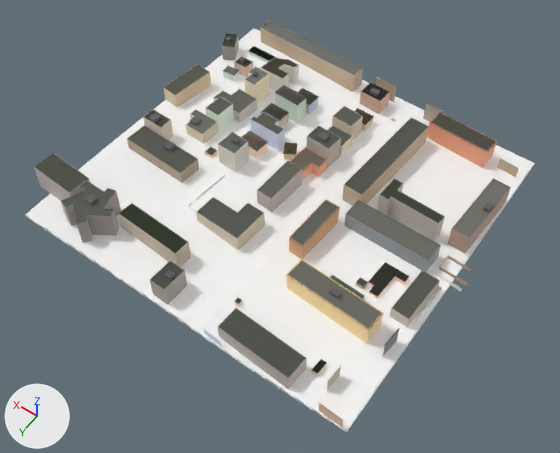
Two versions of the glTF model public/tiles/0/0_-14.glb, one commit apart.
The view is the same before and after, from a camera (50 mm lens) standing at (-73.0, 3751.0, 604.0) and looking at (119.0, 3482.0, 180.0). The lights are fixed; the arrows at lower left show +X, +Y and +Z. The picture after the commit comes second. Where no turn or scale is listed for an object, it has been applied to the vertices. Vertices at exactly the same position are counted once.

The first picture shows 't0_0_-14'.
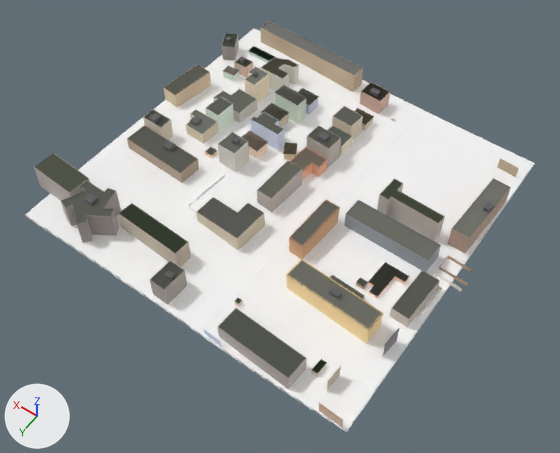
What changed in the scene script:
```text
Change me_t0_0__14:
    used by ob_t0_0__14; location = (128.6, 3455.6, 201.4)
    remove me_t0_0__14.from_pydata(...)  # 12431 vertices, 19286 faces; spans x -138.0..138.0, y -129.0..129.0, z -20.0..20.0
    add me_t0_0__14.from_pydata(...)  # 12287 vertices, 19150 faces; spans x -138.0..138.0, y -129.0..129.0, z -20.0..20.0
    me_t0_0__14 part 1: 13 loose pieces with 144 vertices, spanning x -101.0..4.0, y -121.0..-14.0, z -17.0..2.0, are deleted
    other edits to the shape of me_t0_0__14 do not show in these pictures
```

Changed parts and their boxes (x1, y1, x2, y2) in the pictures (560 x 453 px):
part 1 of me_t0_0__14, deleted
    before: (342, 77, 497, 206)
